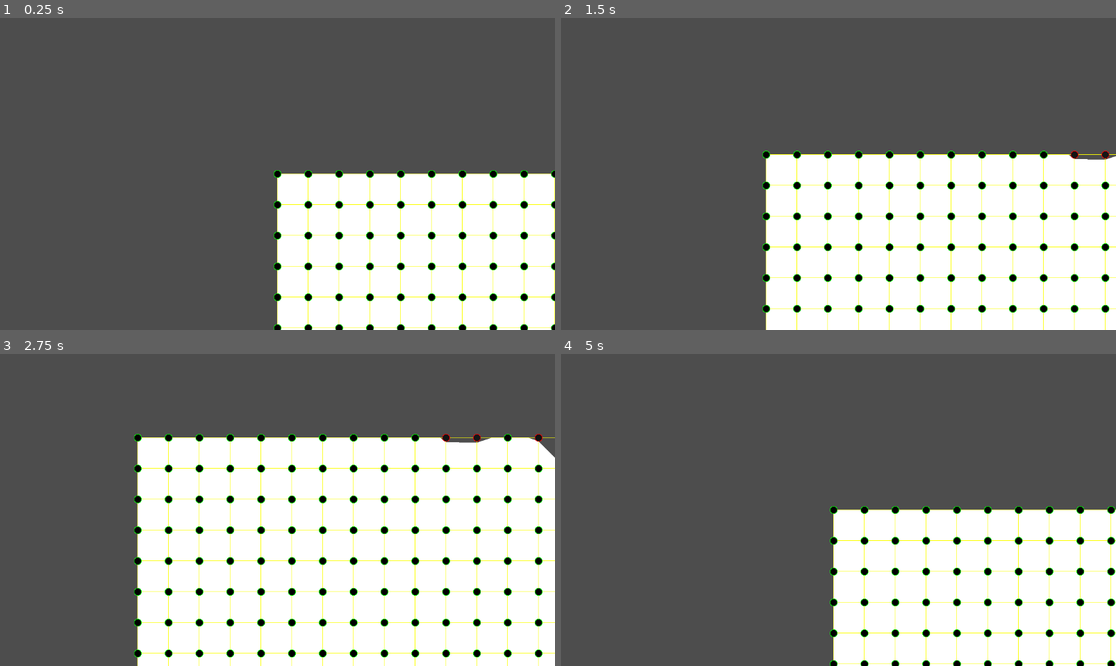
Above: before the commit, frames 1-4 (two rows, left to right).
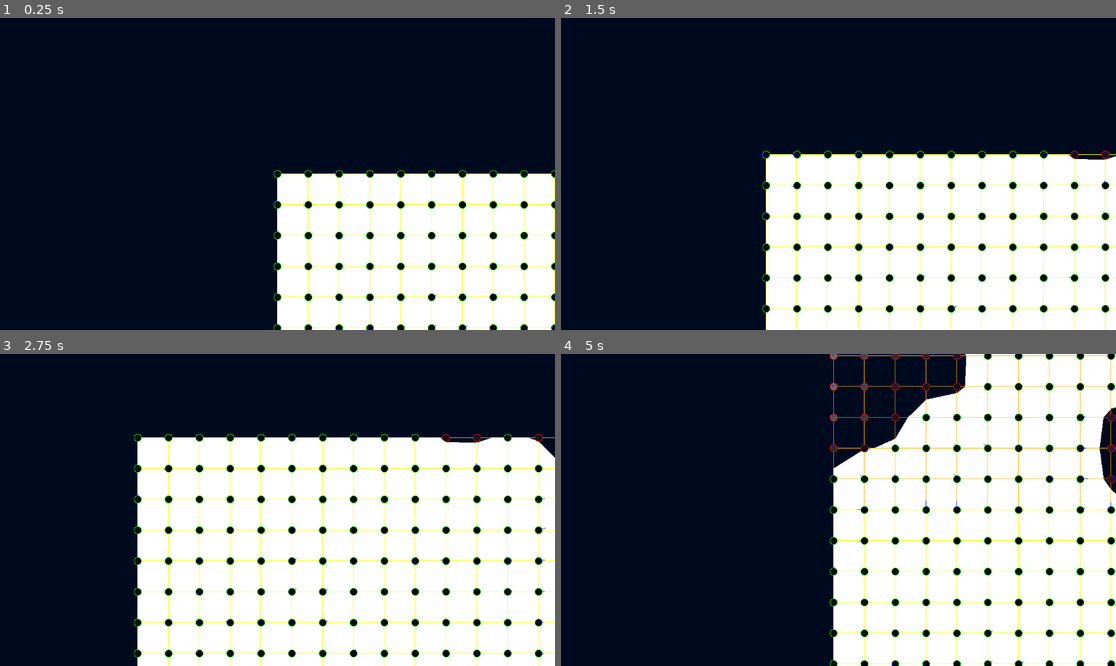
Above: after the commit, the same moments.

Repository: danmarkowal/no-time-to-explain
Game: Godot game, scene res://scenes/main.tscn
Same seed, same stepped clock (60 frames per second), same inputs: the game is played once before the commit and once after it.
Inputs:
- Up to frame 1 (0.25 s): no input
- Up to frame 2 (1.5 s): tap Enter at 0.5 s; hold D (swim_right) 0.53-1.28 s; hold S (swim_down) from 1.28 s (still down)
- Up to frame 3 (2.75 s): release S (swim_down) at 2.03 s; hold D (swim_right) from 2.03 s (still down)
- Up to frame 4 (5 s): release D (swim_right) at 2.78 s; hold W (swim_up) 2.78-3.53 s; hold A (swim_left) from 3.53 s (still down)

The runs differ from the first frame. In frame 1, 75% of the frame differs, in the area x 0-100%, y 0-100%; in frame 2, 64%; in frame 3, 45%; in frame 4, 74%.

Commit message:
Add normal directions to chunk debug renderer

Diff:
--- a/project.godot
+++ b/project.godot
@@ -41,3 +41,7 @@
 "events": [Object(InputEventKey,"resource_local_to_scene":false,"resource_name":"","device":-1,"window_id":0,"alt_press …(191 unchanged characters)…
 ]
 }
+
+[rendering]
+
+environment/defaults/default_clear_color=Color(0, 0.040549144, 0.123367704, 1)
--- a/scenes/chunk_instance.tscn
+++ b/scenes/chunk_instance.tscn
@@ -9,3 +9,5 @@
 
 [node name="ChunkMesh" type="MeshInstance2D" parent="ChunkBody"]
 z_index = -1
+
+[node name="CollisionShape2D" type="CollisionShape2D" parent="ChunkBody"]
--- a/scenes/main.tscn
+++ b/scenes/main.tscn
@@ -18,9 +18,12 @@
 noise = SubResource("FastNoiseLite_o5qli")
 isovalue = 0.05
 player = NodePath("../Player")
+world_bounds = Rect2i(0, 0, 8, 8)
 metadata/_custom_type_script = "uid://hcimcrlphnpe"
 
-[node name="World" type="Node" parent="." node_paths=PackedStringArray("terrain_generator")]
+[node name="World" type="Node" parent="." node_paths=PackedStringArray("player", "terrain_generator")]
 script = ExtResource("2_0wfyh")
+player = NodePath("../Player")
 terrain_generator = NodePath("../TerrainGenerator")
+world_bounds = Rect2i(0, 0, 16, 2)
 metadata/_custom_type_script = "uid://puodl8gsm5u"
--- a/scripts/chunk_instance.gd
+++ b/scripts/chunk_instance.gd
@@ -159,9 +159,23 @@
 		for x in range(Globals.CHUNK_SIZE + 1):
 			var t = self.chunk_data.get_vertex_value(Vector2i(x, y))
 			var inside_color = Color.GREEN if is_inside(t, self.isovalue) else Color.RED
-			draw_circle(Vector2(x, y) * Globals.TILE_SIZE * Globals.PPM, 8.0, inside_color)
+			var center_pos = Vector2(x, y) * Globals.TILE_SIZE * Globals.PPM
+			draw_circle(center_pos, 8.0, inside_color)
 			var value_color = Color.BLACK.lerp(Color.WHITE, t)
-			draw_circle(Vector2(x, y) * Globals.TILE_SIZE * Globals.PPM, 7.0, value_color)
+			draw_circle(center_pos, 7.0, value_color)
+
+			var directions = [Vector2i.UP, Vector2i.RIGHT, Vector2i.DOWN, Vector2i.LEFT]
+			var delta = Vector2.ZERO
+			var valid_count = 0
+			for direction in directions:
+				var pos = Vector2i(x, y) + direction
+				if Rect2i(0, 0, Globals.CHUNK_SIZE, Globals.CHUNK_SIZE).has_point(pos):
+					var sample = self.chunk_data.get_vertex_value(pos)
+					delta += Vector2(direction) * (sample - t)
+					valid_count += 1
+			delta /= valid_count
+
+			draw_line(center_pos, center_pos + delta * 100.0, Color.BLUE)
 
 func _draw() -> void:
 	draw_chunk_grid()
--- a/scripts/terrain_generator.gd
+++ b/scripts/terrain_generator.gd
@@ -6,20 +6,12 @@
 @export var noise: FastNoiseLite
 @export var isovalue: float
 @export var player: Player
+@export var world_bounds: Rect2i
 var chunks: Dictionary = {} # Vector2i -> ChunkData
 var loaded_chunks: Dictionary = {} # Vector2i -> ChunkInstance
 
 func _ready() -> void:
 	noise.seed = randi()
-	for y in 4:
-		for x in 4:
-			ensure_loaded(Vector2i(x, y))
-
-#func _process(delta: float) -> void:
-	## load chunks around the player
-	#for y in [-1, 0, 1]:
-		#for x in [-1, 0 ,1]:
-			#ensure_loaded(self.player.chunk_pos + Vector2i(x, y))
 
 func ensure_loaded(chunk_pos: Vector2i):
 	if not is_loaded(chunk_pos):
--- a/scripts/world.gd
+++ b/scripts/world.gd
@@ -3,7 +3,20 @@
 
 @export var player: Node2D
 @export var terrain_generator: TerrainGenerator
+@export var world_bounds: Rect2i
+
+func _ready() -> void:
+	var min = world_bounds.position
+	var max = min + world_bounds.size
+	for y in range(min.y, max.y):
+		for x in range(min.x, max.x):
+			terrain_generator.generate_chunk(Vector2i(x, y))
+
 
 func _process(delta: float) -> void:
-	# load chunks around player
-	pass
+	# load chunks around the player
+	for y in [-1, 0, 1]:
+		for x in [-1, 0 ,1]:
+			var chunk_pos = Vector2i(x, y)
+			if world_bounds.has_point(chunk_pos):
+				terrain_generator.ensure_loaded(self.player.chunk_pos + chunk_pos)
